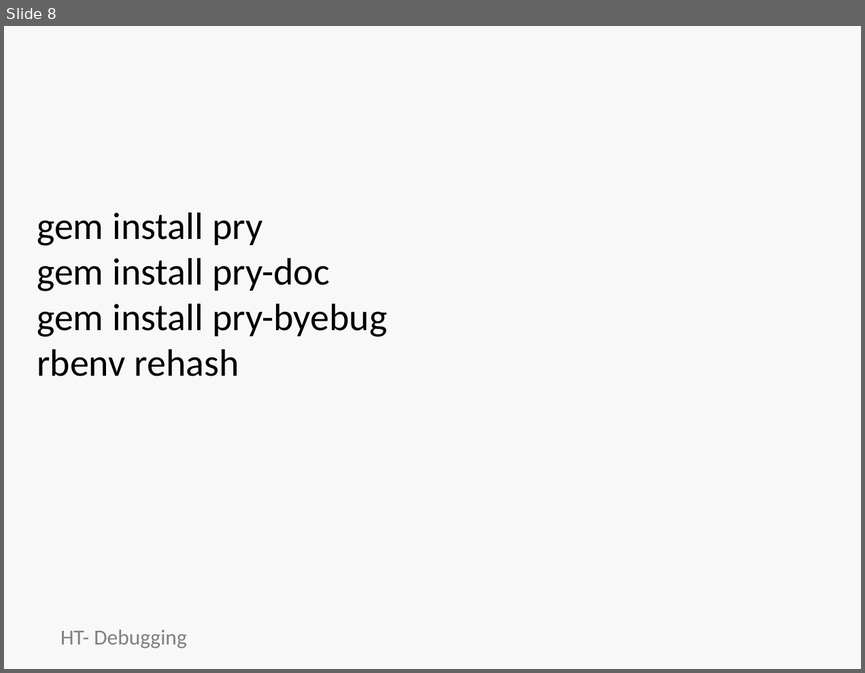
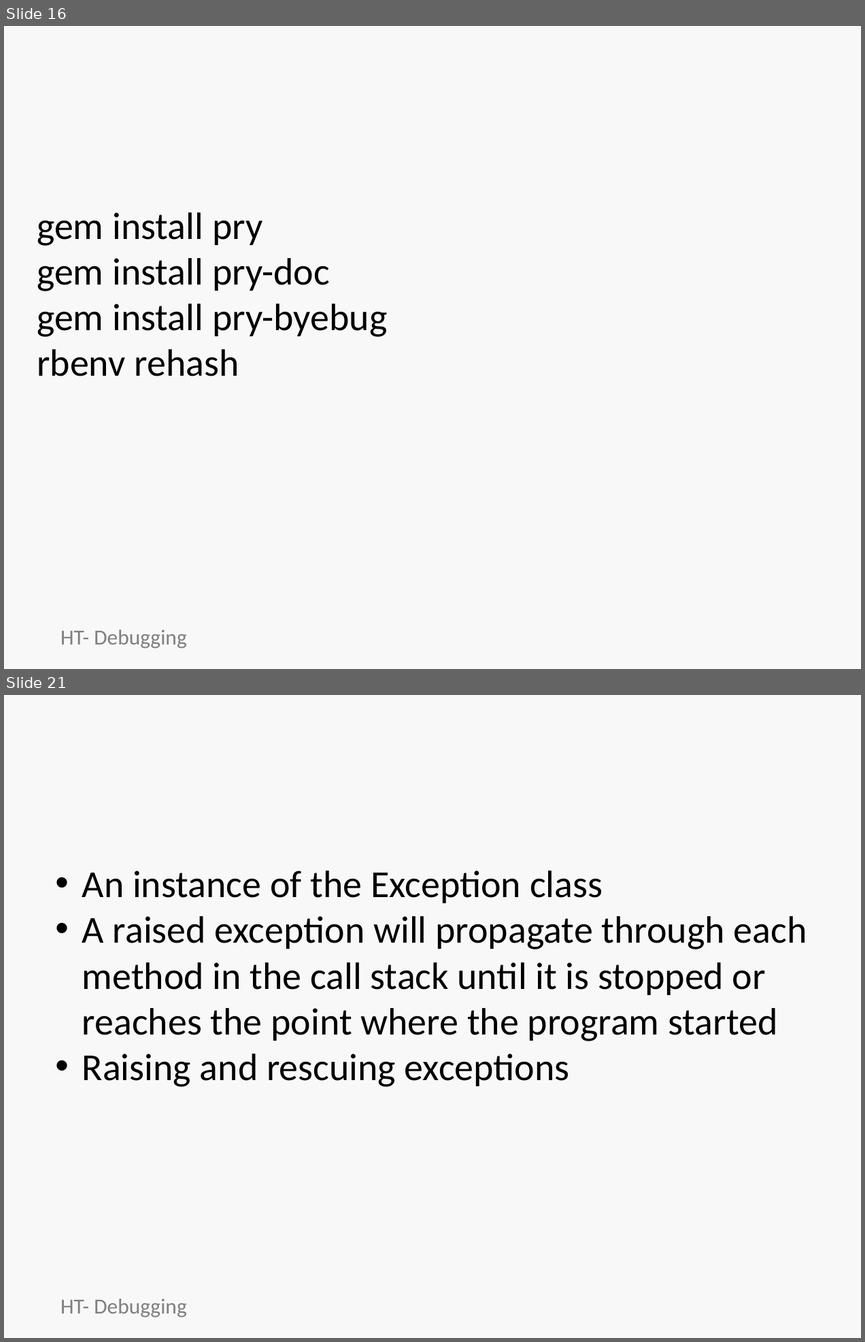
Before and after one commit to jumpcheng/debugging_notes, a slide deck: HT-debugging-basics.pptx. Shown one above the other, each under a label of ours: slide 8 before the commit, slides 16 and 21 after it; the slides between them are not shown. The pictures are 865x673 and 865x1342 pixels, drawn with LibreOffice and Linux fonts; fonts in the diff are those of the drawing; background and template pictures are left out. Boxes give left, top, right and bottom in pixels: in the first picture for what was removed or moved away, otherwise in the second. Text is boxed around its words. In the diff, an @@ line names an element or a change of style, - is before the commit and + after.

```diff
--- a/HT-debugging-basics.pptx
+++ b/HT-debugging-basics.pptx
@@ slide 21 added at <box>4,695,861,1338</box>, background picture (left out) @@
@@ title added at <box>47,705,818,813</box>, 44 pt, text #F8F8F8, bold @@
+Exceptions
@@ text added at <box>82,870,807,1087</box>, 32 pt, text #000000 @@
+• An instance of the Exception class
+• A raised exception will propagate through each method in the call stack until it is stopped or reaches the point where the program started
+• Raising and rescuing exceptions
@@ text added at <box>60,1298,186,1317</box>, 18 pt, text #7E7F80 @@
+HT- Debugging
@@ what was slide 8 is now slide 16 @@
```
Also in this commit, not shown: 2 slides changed, 13 other slides added, 2 slides removed, 1 other file.
